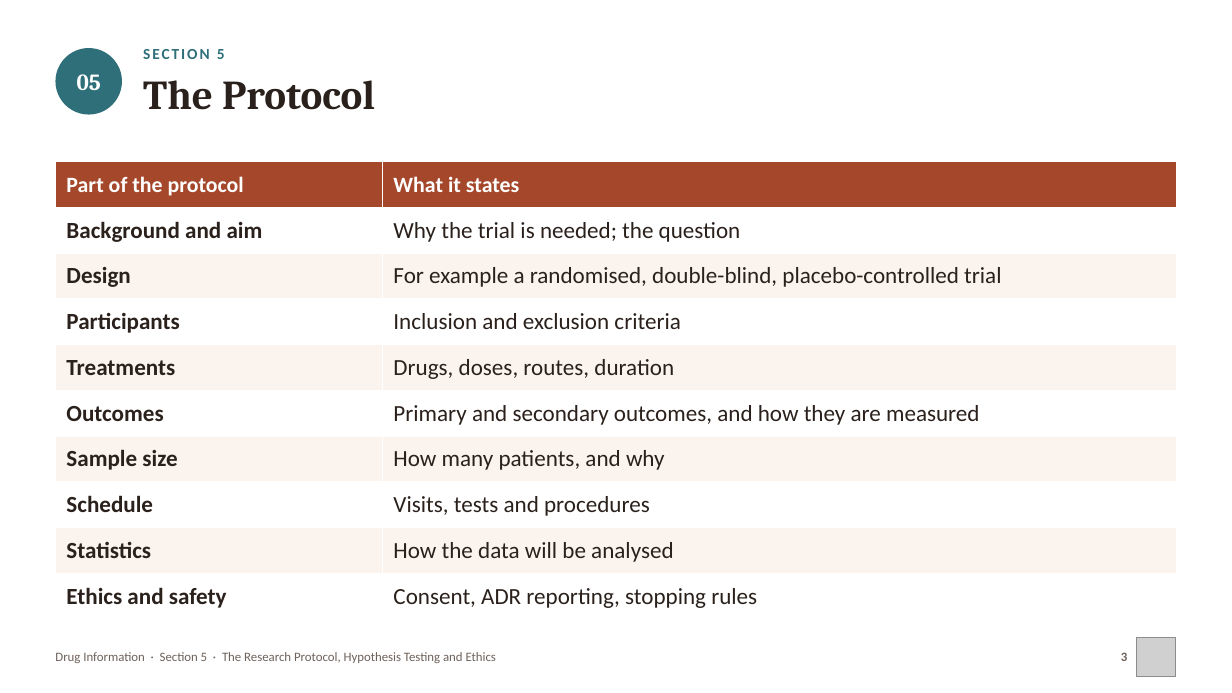
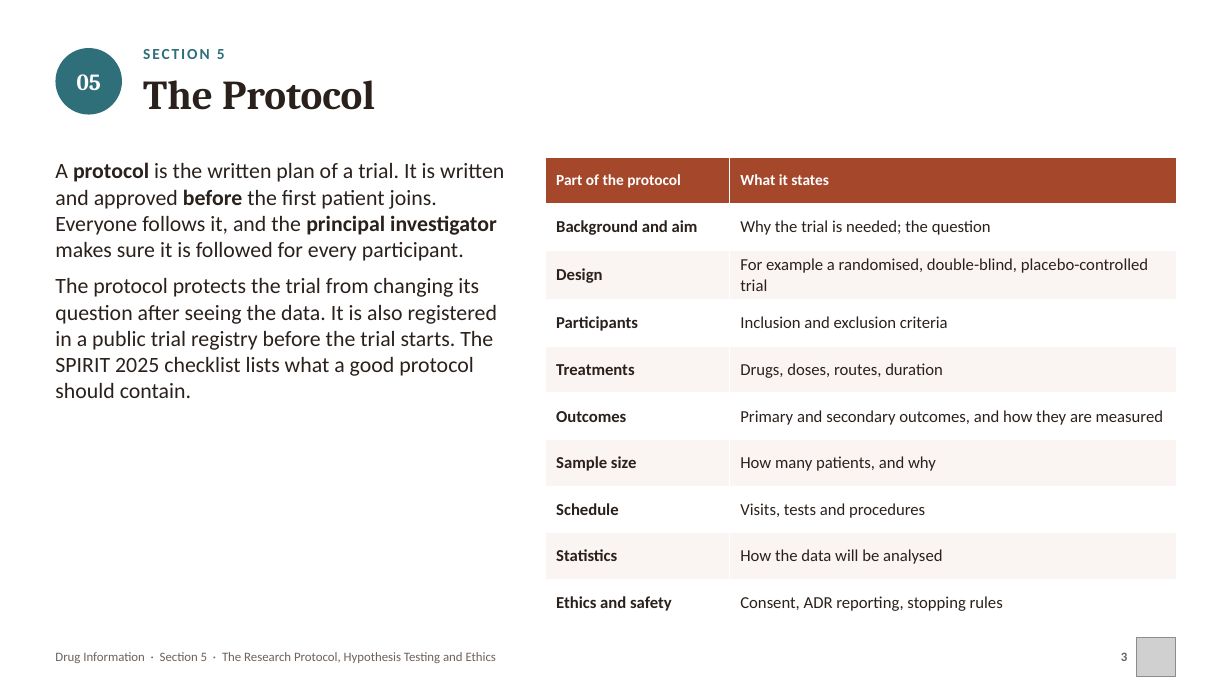
Before and after one commit to drrefaat18-ops/yasser, a slide deck: slide 3 of projects/drug-information-practical/slides/ch05-protocol-hypothesis-ethics.pptx. Drawn at 1232x693 pixels with LibreOffice and Linux fonts; fonts in the diff are those of the drawing; grey boxes stand for pictures. Boxes give left, top, right and bottom in pixels: in the first picture for what was removed or moved away, otherwise in the second. Text is boxed around its words. In the diff, an @@ line names an element or a change of style, - is before the commit and + after.

```diff
--- a/projects/drug-information-practical/slides/ch05-protocol-hypothesis-ethics.pptx
+++ b/projects/drug-information-practical/slides/ch05-protocol-hypothesis-ethics.pptx
@@ text added at [55,162,504,398], 17 pt, text #2B211C @@
+A protocol is the written plan of a trial. It is written and approved before the first patient joins. Everyone follows it, and the principal investigator makes sure it is followed for every participant.
+The protocol protects the trial from changing its question after seeing the data. It is also registered in a public trial registry before the trial starts. The SPIRIT 2025 checklist lists what a good protocol should contain.
@@ table at [545,157,1177,624] @@
@@ fill #FBF3EE to #FAF4F2 in 8 cells @@
@@ size 17 to 12 pt in "Part of the protocol", "What it states" @@
@@ size 18 to 13 pt @@
@@ table: place and size @@
-table at [55,162,1177,619]
+table at [545,157,1177,624]
```
Also in this commit, not shown: 21 other slides changed, 3 slides added, 16 other files.
